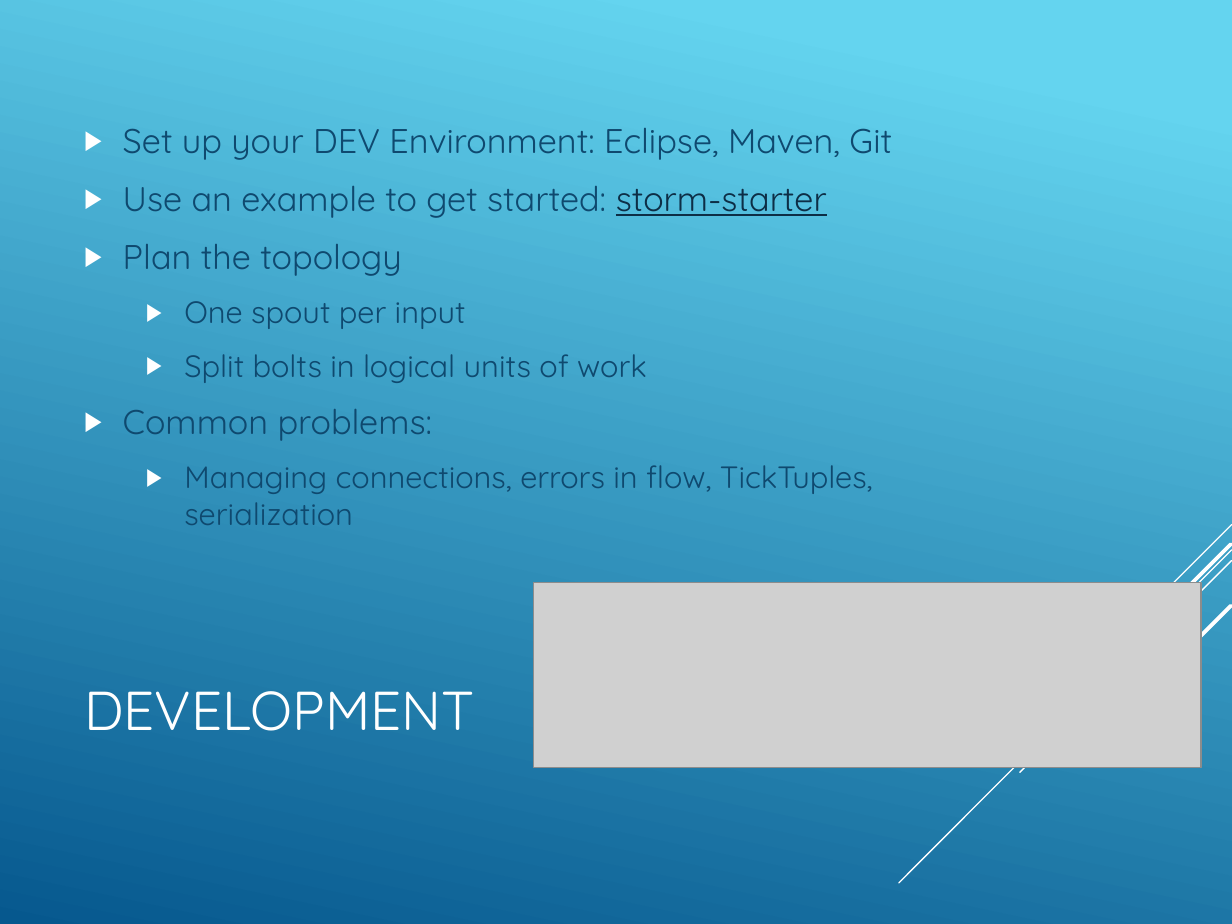
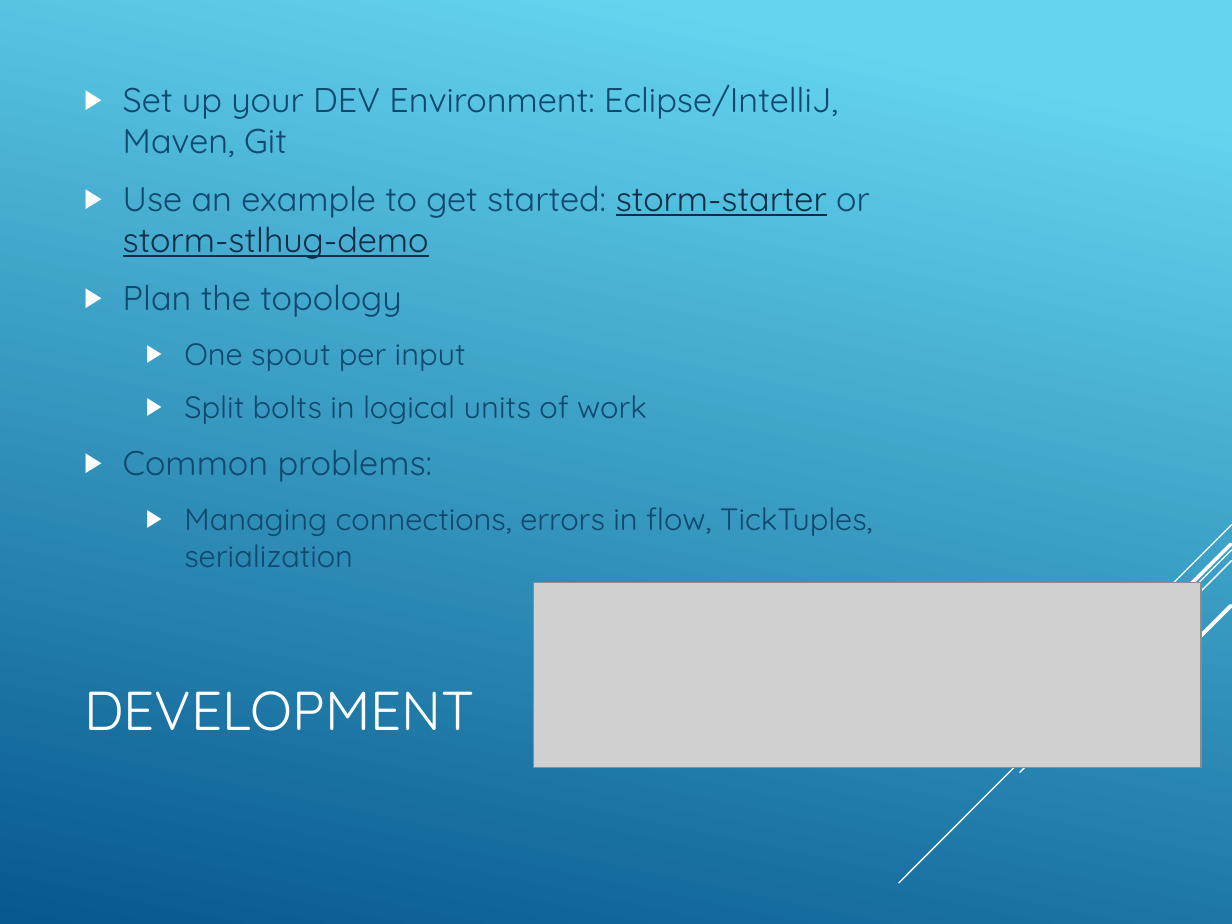
Before and after one commit to kitmenke/storm-stlhug-demo, a slide deck: slide 8 of presentation/How To Not Fail At Storm.pptx (slide 7 before the commit). Drawn at 1232x924 pixels with LibreOffice and Linux fonts; fonts in the diff are those of the drawing; grey boxes stand for pictures. Boxes give left, top, right and bottom in pixels: in the first picture for what was removed or moved away, otherwise in the second. Text is boxed around its words. In the diff, an @@ line names an element or a change of style, - is before the commit and + after.

```diff
--- a/presentation/How To Not Fail At Storm.pptx
+++ b/presentation/How To Not Fail At Storm.pptx
@@ text at <box>123,85,870,259</box>: text changed @@
-▶ Set up your DEV Environment: Eclipse, Maven, Git
-▶ Use an example to get started: storm-starter
+▶ Set up your DEV Environment: Eclipse/IntelliJ, Maven, Git
+▶ Use an example to get started: storm-starter or storm-stlhug-demo
```
Also in this commit, not shown: 2 other slides changed, 2 slides added.
